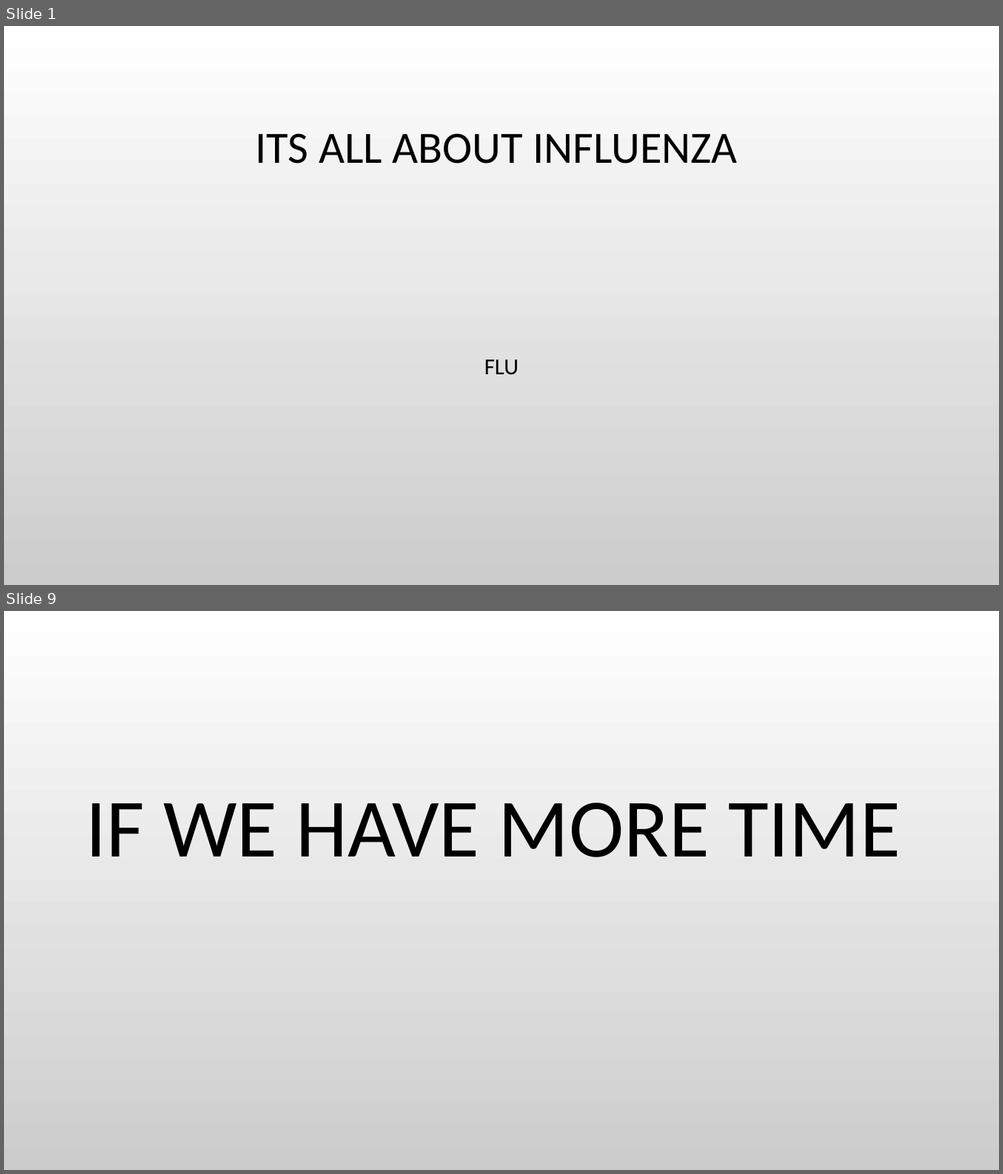
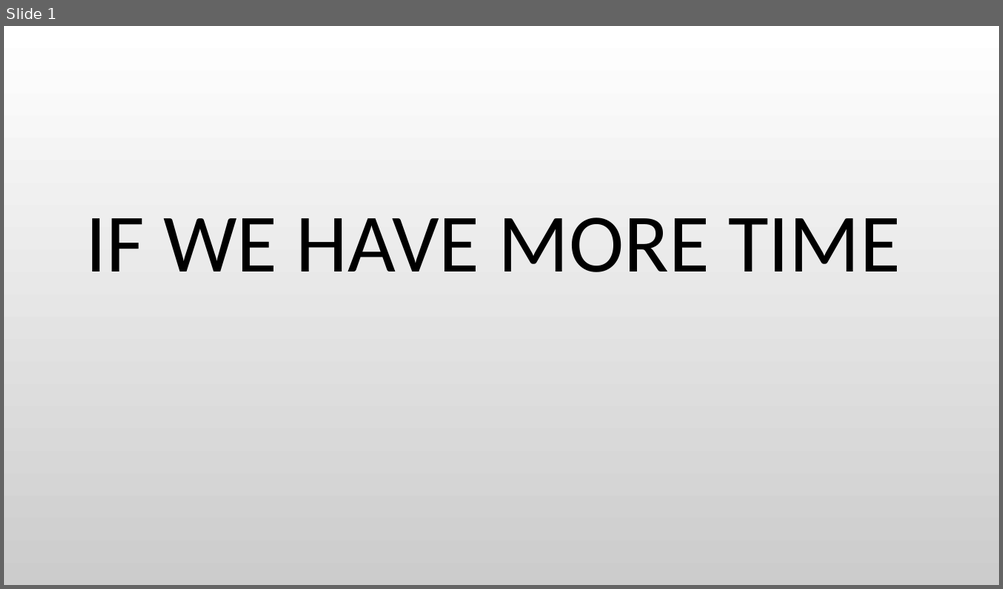
Before and after one commit to Anuujints/FinalUCBX, a slide deck: flu_indicator/data/resources/Presentation1.pptx. Shown one above the other, each under a label of ours: slides 1 and 9 before the commit, slide 1 after it; the slides between them are not shown. The pictures are 1003x1174 and 1003x589 pixels, drawn with LibreOffice and Linux fonts; fonts in the diff are those of the drawing; background and template pictures are left out. Boxes give left, top, right and bottom in pixels: in the first picture for what was removed or moved away, otherwise in the second. Text is boxed around its words. In the diff, an @@ line names an element or a change of style, - is before the commit and + after.

```diff
--- a/flu_indicator/data/resources/Presentation1.pptx
+++ b/flu_indicator/data/resources/Presentation1.pptx
@@ slide 1 removed at bbox=[4, 26, 999, 585], background picture (left out) @@
@@ title removed at bbox=[255, 133, 737, 164] @@
-ITS ALL ABOUT INFLUENZA
@@ subtitle removed at bbox=[484, 360, 518, 375] @@
-FLU
@@ what was slide 9 is now slide 1 @@
```
Also in this commit, not shown: 7 other slides removed, 14 other files.
